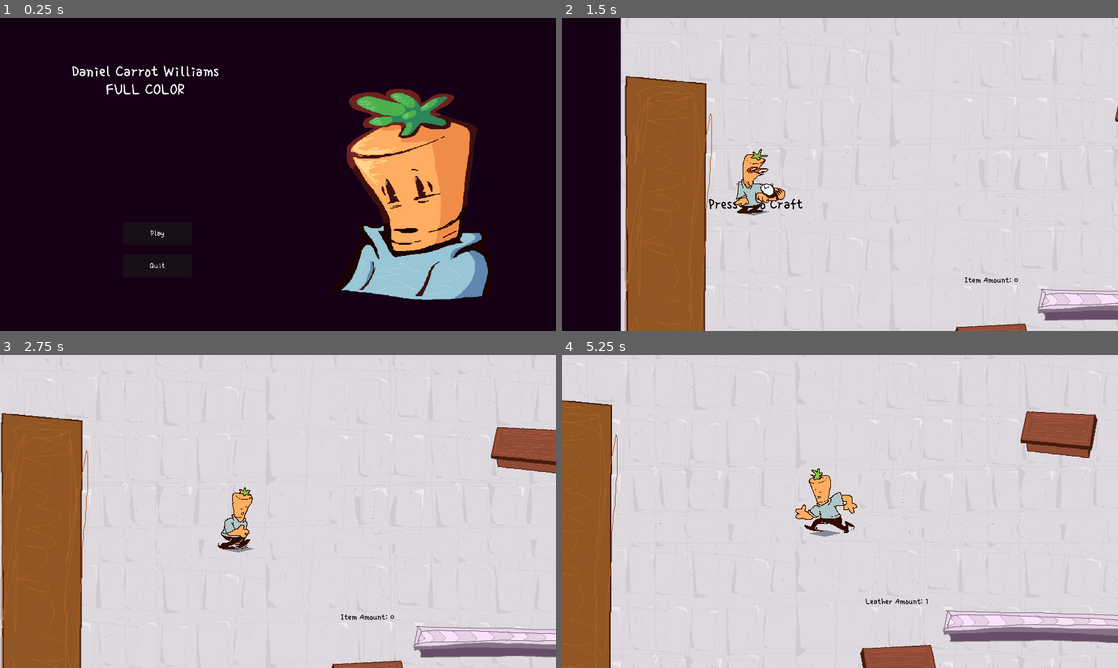
Above: before the commit, frames 1-4 (two rows, left to right).
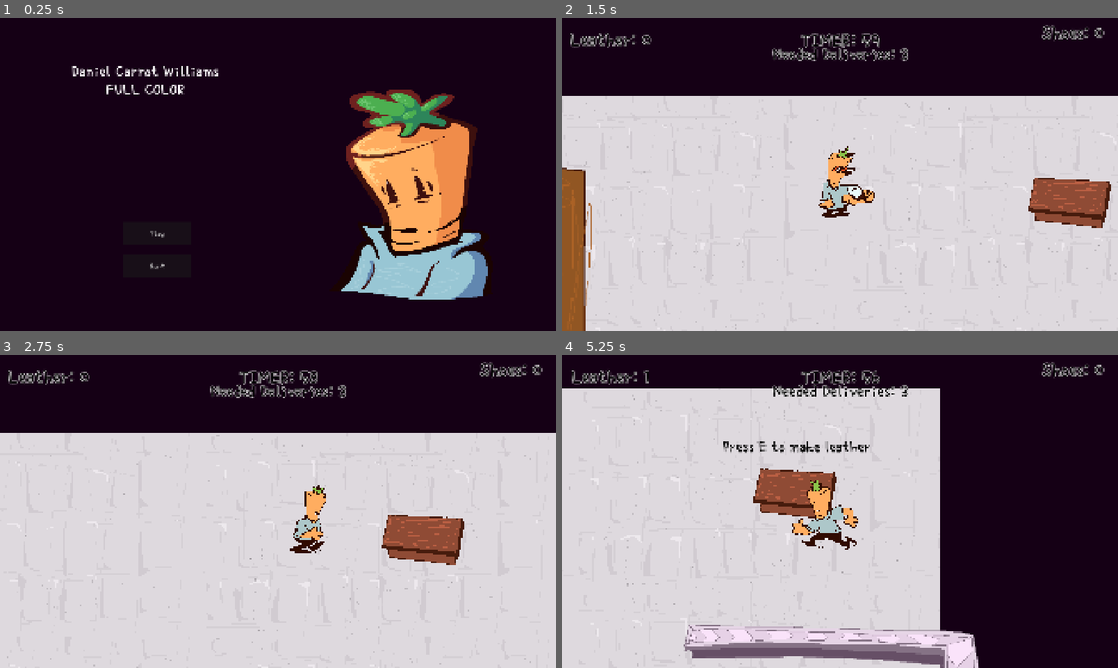
Above: after the commit, the same moments.

Repository: RONGAMES2/Mini-Jame-Gam-56-CAPITALISM
Game: Godot game, scene res://Scenes/main_menu.tscn
Same seed, same stepped clock (60 frames per second), same inputs: the game is played once before the commit and once after it.
Inputs:
- Up to frame 1 (0.25 s): no input
- Up to frame 2 (1.5 s): click "Play" at 0.5 s; click "Start" at 1.25 s
- Up to frame 3 (2.75 s): tap E (Craft) at 2, 2.1 s; hold D (right) from 2.03 s (still down)
- Up to frame 4 (5.25 s): release D (right) at 2.78 s; hold S (down) 2.78-3.53 s; tap Q (Deposit) at 2.85, 3.5, 4.25, 4.35 s; hold D (right) 3.53-4.28 s; tap E (Craft) at 3.6, 5, 5.1 s; hold W (up) 4.28-5.03 s; hold A (left) from 5.03 s (still down)

The runs differ from the first frame. In frame 1, 1.9% of the frame differs, in the area x 12-88%, y 15-90%; in frame 2, 47%; in frame 3, 43%; in frame 4, 54%, in the area x 0-100%, y 0-100%.

Commit message:
Revert "Merge pull request #2 from RONGAMES2/Hez"
This reverts commit 9be9c80a1023ac5a912088a074470a50df637525, reversing
changes made to ff77cae8f18a23bf2bea8a75b4376b5f1514d861.

Diff:
--- a/new-game-project/Scenes/UI.tscn
+++ b/new-game-project/Scenes/UI.tscn
@@ -61,11 +61,10 @@
 size_flags_horizontal = 3
 size_flags_vertical = 1
 theme_override_colors/font_color = Color(0, 0, 0, 1)
-theme_override_colors/font_shadow_color = Color(1, 1, 1, 1)
-theme_override_constants/shadow_offset_x = -3
-theme_override_constants/shadow_offset_y = 3
-theme_override_fonts/font = ExtResource("2_dewlx")
-theme_override_font_sizes/font_size = 63
+theme_override_colors/font_outline_color = Color(1, 1, 1, 1)
+theme_override_constants/outline_size = 8
+theme_override_fonts/font = ExtResource("2_nxvpl")
+theme_override_font_sizes/font_size = 70
 text = "Money: 0"
 horizontal_alignment = 1
 vertical_alignment = 1
@@ -85,9 +84,9 @@
 size_flags_vertical = 1
 theme_override_colors/font_color = Color(0, 0, 0, 1)
 theme_override_colors/font_outline_color = Color(1, 1, 1, 1)
-theme_override_constants/outline_size = 4
-theme_override_fonts/font = ExtResource("3_hfhsn")
-theme_override_font_sizes/font_size = 134
+theme_override_constants/outline_size = 8
+theme_override_fonts/font = ExtResource("2_nxvpl")
+theme_override_font_sizes/font_size = 70
 text = "TIMER: 30"
 horizontal_alignment = 1
 vertical_alignment = 1
@@ -96,10 +95,10 @@
 anchors_preset = 5
 anchor_left = 0.5
 anchor_right = 0.5
-offset_left = -304.0
-offset_top = 126.0
-offset_right = 302.0
-offset_bottom = 209.0
+offset_left = -302.0
+offset_top = 86.0
+offset_right = 304.0
+offset_bottom = 169.0
 grow_horizontal = 2
 
 [node name="Label" type="Label" parent="DeliveryText" unique_id=655925091]
@@ -107,10 +106,9 @@
 size_flags_horizontal = 3
 size_flags_vertical = 1
 theme_override_colors/font_color = Color(0, 0, 0, 1)
-theme_override_colors/font_shadow_color = Color(1, 1, 1, 1)
-theme_override_constants/shadow_offset_x = 0
-theme_override_constants/shadow_offset_y = 2
-theme_override_fonts/font = ExtResource("2_dewlx")
+theme_override_colors/font_outline_color = Color(1, 1, 1, 1)
+theme_override_constants/outline_size = 8
+theme_override_fonts/font = ExtResource("2_nxvpl")
 theme_override_font_sizes/font_size = 63
 text = "Needed Deliveries: 0"
 horizontal_alignment = 1
--- a/new-game-project/Scenes/craft_station.tscn
+++ b/new-game-project/Scenes/craft_station.tscn
@@ -5,7 +5,7 @@
 [ext_resource type="FontFile" uid="uid://b72l0qsaxa2fx" path="res://Assets/Fonts/Single_Day/SingleDay-Regular.ttf" id="3_il4ko"]
 
 [sub_resource type="RectangleShape2D" id="RectangleShape2D_g4v7s"]
-size = Vector2(250, 894)
+size = Vector2(220, 894)
 
 [node name="Craft Station" type="Area2D" unique_id=651509721]
 script = ExtResource("1_flvjj")
@@ -55,7 +55,7 @@
 [node name="StaticBody2D" type="StaticBody2D" parent="." unique_id=1366315186]
 
 [node name="CollisionShape2D" type="CollisionShape2D" parent="StaticBody2D" unique_id=1017388967]
-position = Vector2(6, -3)
+position = Vector2(-9, -3)
 shape = SubResource("RectangleShape2D_g4v7s")
 
 [connection signal="body_entered" from="." to="." method="_on_body_entered"]
--- a/new-game-project/Scenes/delivery_station.tscn
+++ b/new-game-project/Scenes/delivery_station.tscn
@@ -36,11 +36,10 @@
 script = ExtResource("1_qt4r6")
 
 [node name="CollisionShape2D" type="CollisionPolygon2D" parent="." unique_id=755202662]
-position = Vector2(-480.09998, 508)
+position = Vector2(-442, 340)
 polygon = PackedVector2Array(84, -530, 131, -452, 296, -431, 657, -440, 723, -372, 743, -61, 871, -18, 991, -106, 997, -397, 926, -634, 538, -668, 95, -648)
 
 [node name="Sprite2D" type="AnimatedSprite2D" parent="." unique_id=1637121630]
-position = Vector2(-38.099976, 160)
 sprite_frames = SubResource("SpriteFrames_g4v7s")
 autoplay = "default"
 frame_progress = 0.5261896
@@ -62,14 +61,13 @@
 vertical_alignment = 1
 
 [node name="StaticBody2D" type="StaticBody2D" parent="." unique_id=133552012]
-position = Vector2(-274.09998, -53)
+position = Vector2(-236, -221)
 
 [node name="CollisionShape2D2" type="CollisionShape2D" parent="StaticBody2D" unique_id=1522286720]
 position = Vector2(287.5, 11.75)
 shape = SubResource("RectangleShape2D_2dtgu")
 
 [node name="StaticBody2D2" type="StaticBody2D" parent="." unique_id=2004211700]
-position = Vector2(-38.099976, 168)
 
 [node name="CollisionShape2D" type="CollisionShape2D" parent="StaticBody2D2" unique_id=811706457]
 position = Vector2(394.5, 40)
--- a/new-game-project/Scenes/player.tscn
+++ b/new-game-project/Scenes/player.tscn
@@ -80,24 +80,23 @@
 [node name="Player" type="CharacterBody2D" unique_id=1114874733]
 script = ExtResource("1_v0iea")
 
-[node name="Polygon2D" type="Polygon2D" parent="." unique_id=1877950555]
-position = Vector2(19.000002, 116)
-scale = Vector2(0.5071698, 0.7)
-color = Color(0.2349636, 0.31156817, 0.37353063, 0.56078434)
-polygon = PackedVector2Array(-37.4628, -24.285706, -132.10565, -10, -37.4628, 2.8571625, 55.208324, -12.857147)
-uv = PackedVector2Array(-32.80002, -49.599995, -158, -5.199997, -29.600006, 17.199997, 103.19998, -14)
-
 [node name="Sprite2D" type="AnimatedSprite2D" parent="." unique_id=1192990816]
 z_index = 3
 texture_filter = 1
 sprite_frames = SubResource("SpriteFrames_g4v7s")
 animation = &"Run"
 autoplay = "Idle"
-frame_progress = 0.8023175
-metadata/_edit_lock_ = true
+frame_progress = 0.28757873
 
 [node name="CollisionShape2D" type="CollisionShape2D" parent="." unique_id=2125648238]
-visible = false
-position = Vector2(-6, 30.25)
+position = Vector2(-6, 62.75)
 shape = SubResource("RectangleShape2D_g4v7s")
-metadata/_edit_lock_ = true
+
+[node name="Camera2D" type="Camera2D" parent="." unique_id=1147995408]
+zoom = Vector2(1.3, 1.3)
+position_smoothing_enabled = true
+
+[node name="AudioStreamPlayer2D" type="AudioStreamPlayer2D" parent="." unique_id=1993766880]
+stream = ExtResource("4_vgqql")
+volume_db = -10.0
+autoplay = true
--- a/new-game-project/Scenes/test_scene.tscn
+++ b/new-game-project/Scenes/test_scene.tscn
@@ -14,19 +14,10 @@
 size = Vector2(1919, 45)
 
 [node name="Test Scene" type="Node2D" unique_id=96555768]
-y_sort_enabled = true
 
 [node name="Player" parent="." unique_id=1114874733 groups=["Player"] instance=ExtResource("1_3dogw")]
-position = Vector2(350, 445)
-
-[node name="Camera2D" type="Camera2D" parent="Player" unique_id=1005434517]
-zoom = Vector2(1.2, 1.2)
-limit_left = -23
-limit_top = -16
-limit_right = 1889
-limit_bottom = 1132
-limit_smoothed = true
-position_smoothing_enabled = true
+process_mode = 1
+position = Vector2(890, 194)
 
 [node name="RegenStation" parent="." unique_id=159219671 instance=ExtResource("2_r5l72")]
 position = Vector2(1033, 943)
--- a/new-game-project/project.godot
+++ b/new-game-project/project.godot
@@ -26,7 +26,6 @@
 window/size/mode=3
 window/stretch/mode="canvas_items"
 window/stretch/aspect="expand"
-window/stretch/scale_mode="integer"
 
 [global_group]
 
@@ -75,7 +74,6 @@
 
 [rendering]
 
-textures/canvas_textures/default_texture_filter=0
 rendering_device/driver.windows="d3d12"
 renderer/rendering_method="mobile"
 environment/defaults/default_clear_color=Color(0.08299694, 6.285575e-06, 0.08299606, 1)
Binary file removed: new-game-project/Assets/TimesNewPixel.ttf
Not shown, removed: new-game-project/Assets/TimesNewPixel.ttf.import
Binary file removed: new-game-project/Assets/arial9bold.ttf
Not shown, removed: new-game-project/Assets/arial9bold.ttf.import
